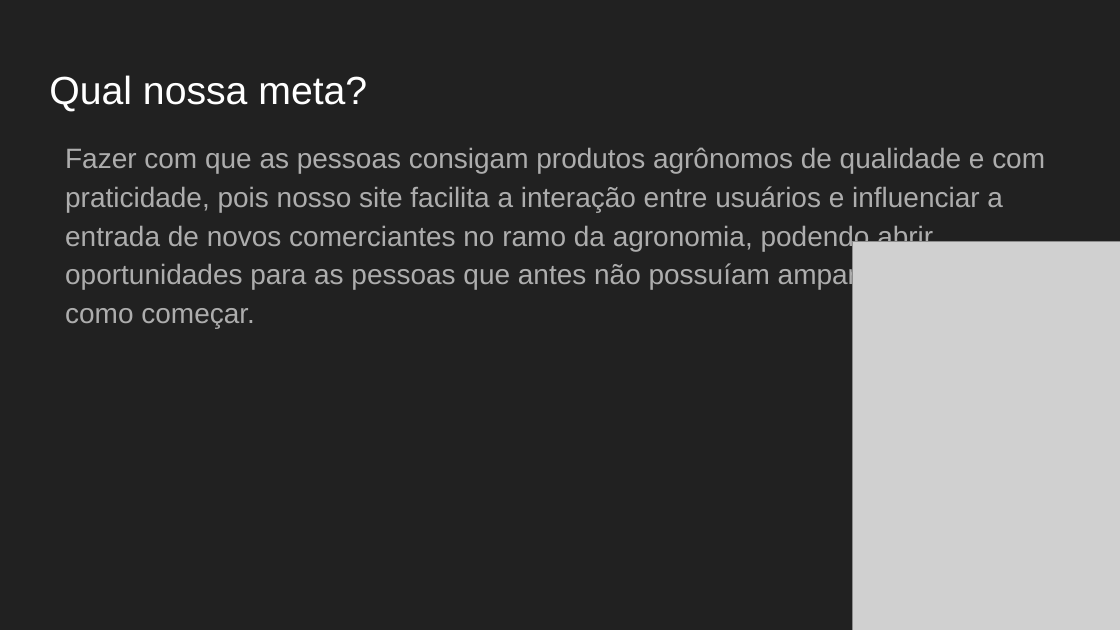
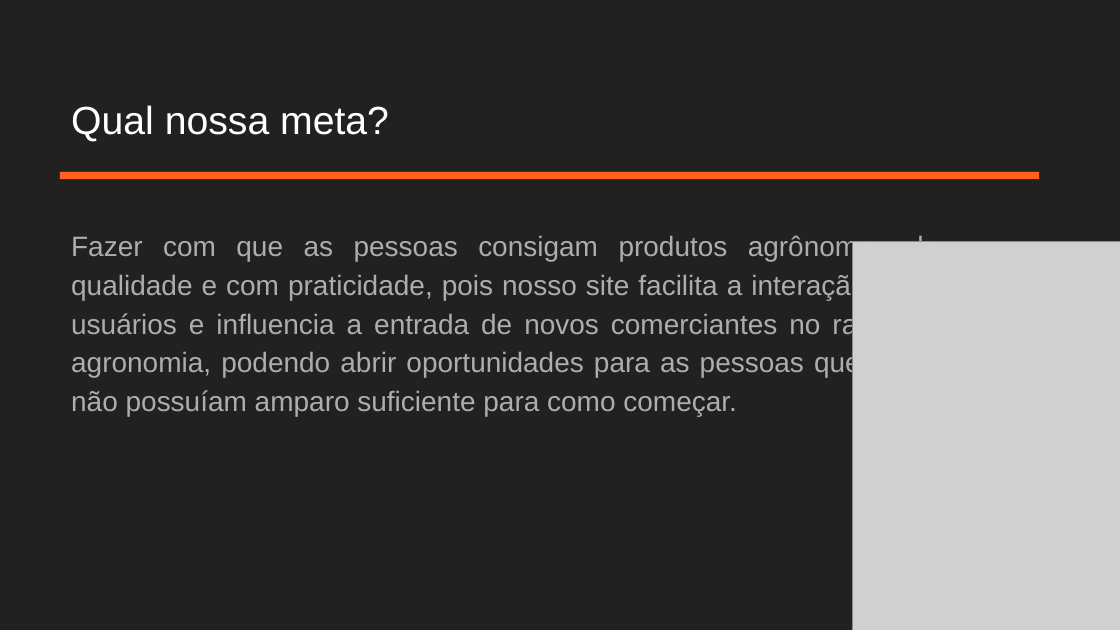
Before and after one commit to ProjetoMatin/SiteAtt, a slide deck: slide 5 of arquivoTCA/Mat-In.pptx. Drawn at 1120x630 pixels with LibreOffice and Linux fonts; fonts in the diff are those of the drawing; grey boxes stand for pictures. Boxes give left, top, right and bottom in pixels: in the first picture for what was removed or moved away, otherwise in the second. Text is boxed around its words. In the diff, an @@ line names an element or a change of style, - is before the commit and + after.

```diff
--- a/arquivoTCA/Mat-In.pptx
+++ b/arquivoTCA/Mat-In.pptx
@@ title "Qual nossa meta?": place and size @@
-title "Qual nossa meta?" at [49,75,367,112]
+title "Qual nossa meta?" at [71,105,389,142]
@@ rectangle added at [60,171,1039,179], fill #FF631F, outline #303030 0.75 pt @@
@@ text at [71,235,939,416]: text changed @@
-Fazer com que as pessoas consigam produtos agrônomos de qualidade e com praticidade, pois nosso site facilita a interação entre usuários e influenciar a entrada de novos comerciantes no ramo da agronomia, podendo abrir oportunidades para as pessoas que antes não possuíam amparo suficiente para como começar.
+Fazer com que as pessoas consigam produtos agrônomos de qualidade e com praticidade, pois nosso site facilita a interação entre usuários e influencia a entrada de novos comerciantes no ramo da agronomia, podendo abrir oportunidades para as pessoas que antes não possuíam amparo suficiente para como começar.
```
Also in this commit, not shown: 6 other slides changed.
